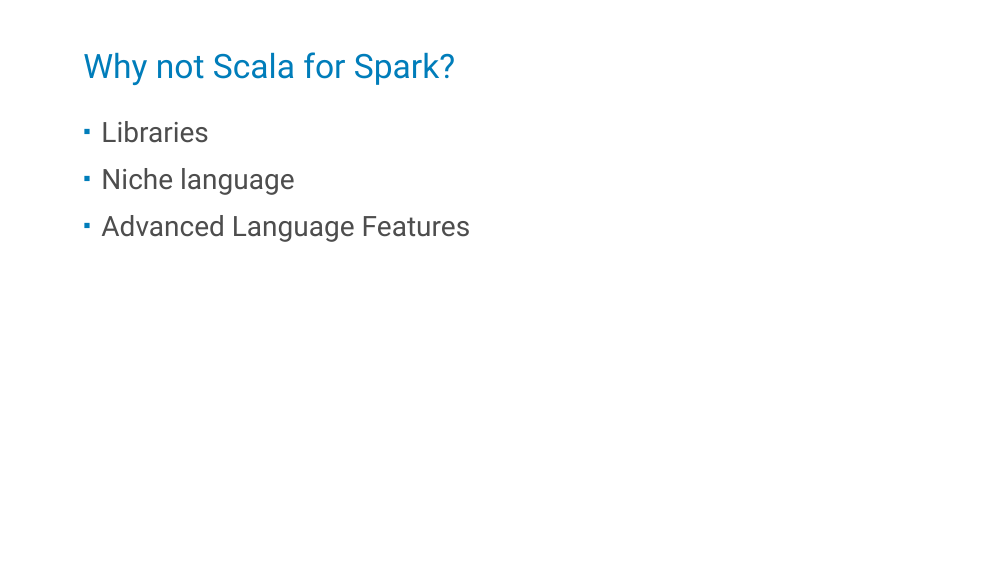
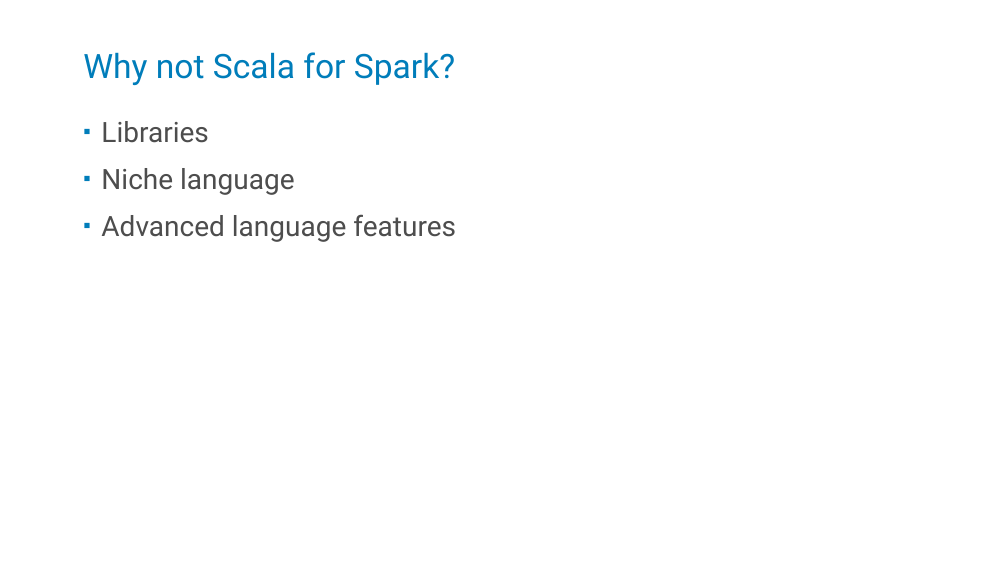
Before and after one commit to kstanaszek/SparkAndScalaInTandem, a slide deck: slide 15 of src/main/resources/slides.pptx. Drawn at 1008x567 pixels with LibreOffice and Linux fonts; fonts in the diff are those of the drawing. Boxes give left, top, right and bottom in pixels: in the first picture for what was removed or moved away, otherwise in the second. Text is boxed around its words. In the diff, an @@ line names an element or a change of style, - is before the commit and + after.

```diff
--- a/src/main/resources/slides.pptx
+++ b/src/main/resources/slides.pptx
@@ text at <box>101,214,456,242</box>: text changed @@
-▪ Advanced Language Features
+▪ Advanced language features
```
Also in this commit, not shown: 3 other slides changed, 3 slides added, 2 other files.
